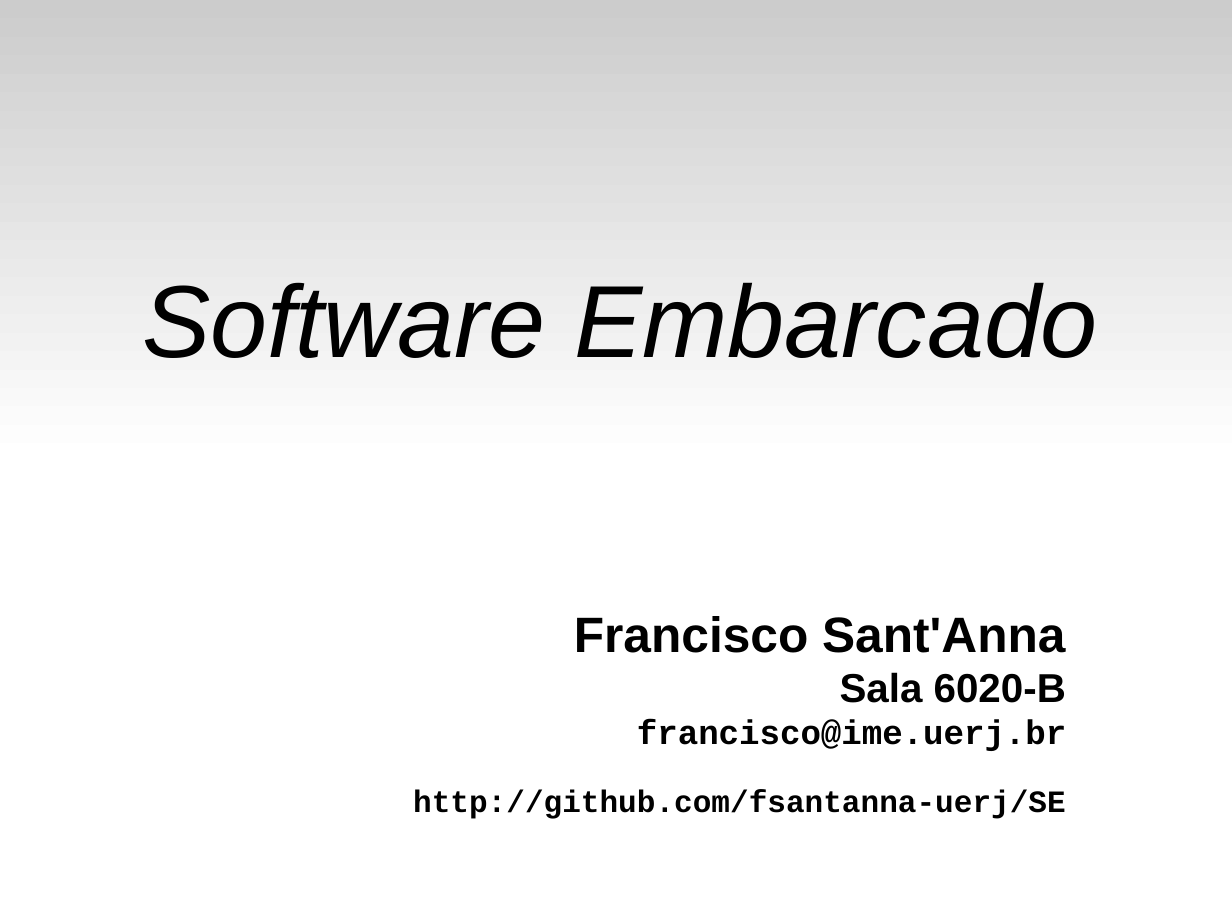
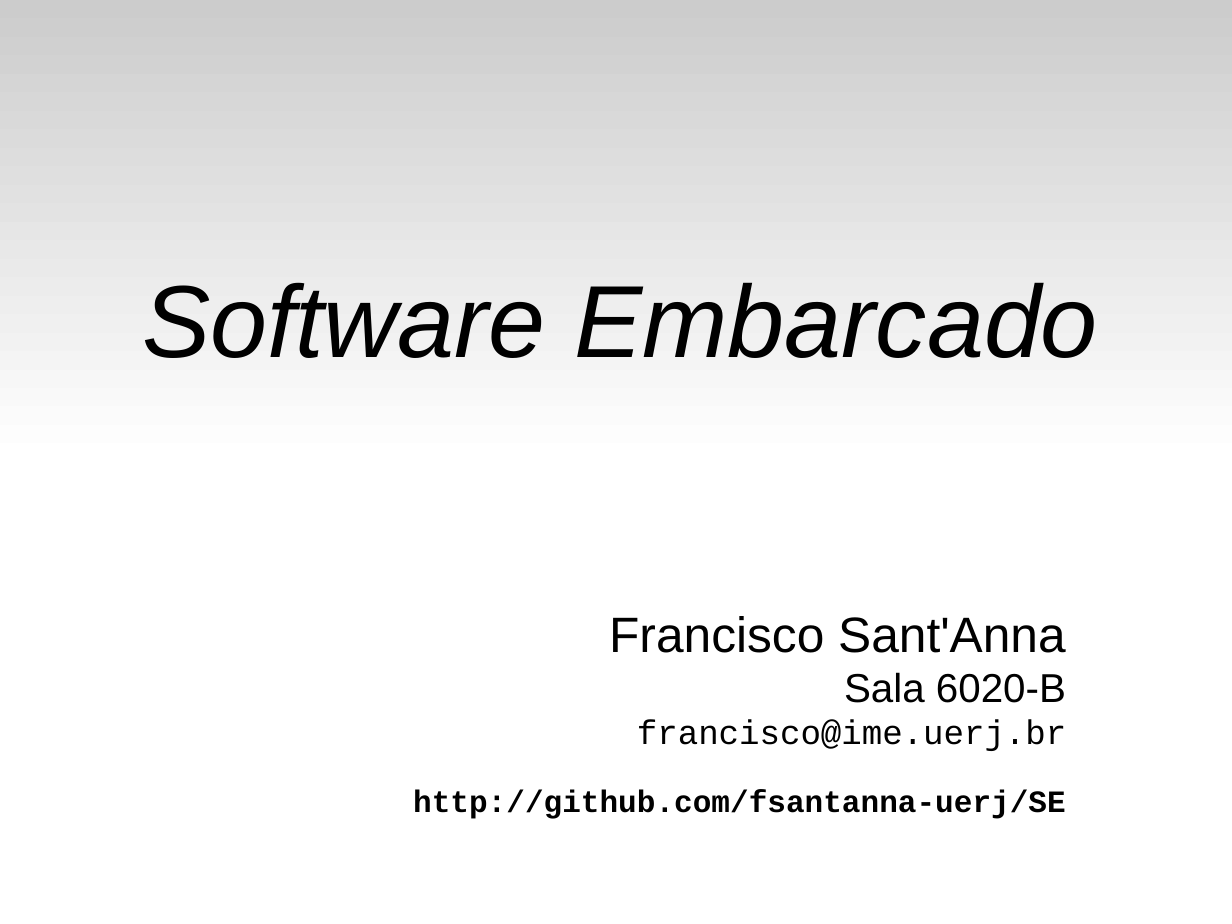
Before and after one commit to fsantanna-uerj/SE, a slide deck: slide 1 of Slides/se-00-intro.odp. Drawn at 1232x924 pixels with LibreOffice and Linux fonts; fonts in the diff are those of the drawing. Boxes give left, top, right and bottom in pixels: in the first picture for what was removed or moved away, otherwise in the second. Text is boxed around its words. In the diff, an @@ line names an element or a change of style, - is before the commit and + after.

```diff
--- a/Slides/se-00-intro.odp
+++ b/Slides/se-00-intro.odp
@@ text at box(609, 616, 1066, 751): bold off in "Francisco Sant'Anna", "Sala 6020-B", "francisco@ime.uerj.br" @@
```
Also in this commit, not shown: 2 other slides changed, 3 other files.
